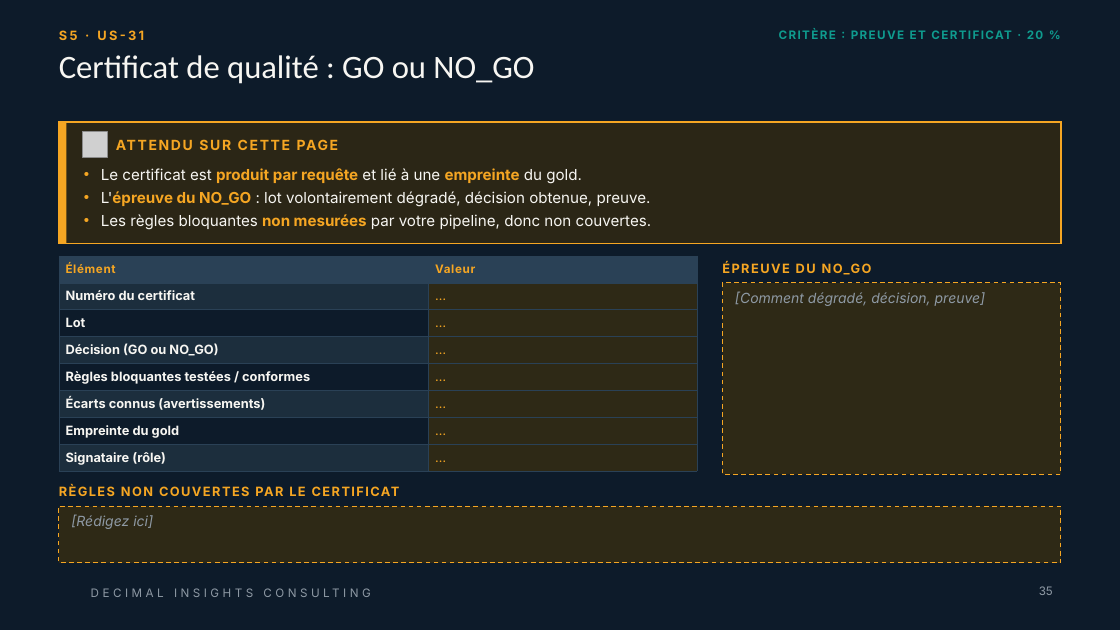
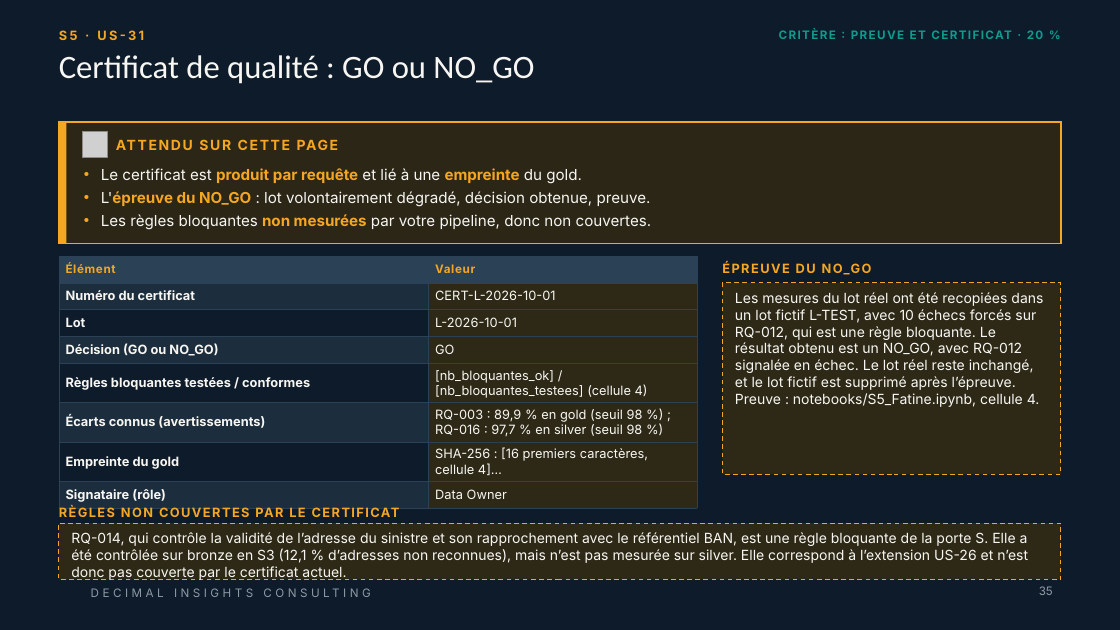
Before and after one commit to linam02/td-qualite-g04, a slide deck: slide 35 of livrables/Livrable_Groupe_TD_AssurConnect [Enregistrement automatique].pptx. Drawn at 1120x630 pixels with LibreOffice and Linux fonts; fonts in the diff are those of the drawing; grey boxes stand for pictures; background and template pictures are left out. Boxes give left, top, right and bottom in pixels: in the first picture for what was removed or moved away, otherwise in the second. Text is boxed around its words. In the diff, an @@ line names an element or a change of style, - is before the commit and + after.

Commit message:
S4-S5: PowerPoint mis à jour avec les diapositives US-21, 22, 31 et 32

```diff
--- a/livrables/Livrable_Groupe_TD_AssurConnect [Enregistrement automatique].pptx
+++ b/livrables/Livrable_Groupe_TD_AssurConnect [Enregistrement automatique].pptx
@@ table at bbox=[59, 256, 697, 508] @@
-row 2, column 2: …
+row 2, column 2: CERT-L-2026-10-01
-row 3, column 2: …
+row 3, column 2: L-2026-10-01
-row 4, column 2: …
+row 4, column 2: GO
-row 5, column 2: …
+row 5, column 2: [nb_bloquantes_ok] / [nb_bloquantes_testees] (cellule 4)
-row 6, column 2: …
+row 6, column 2: RQ-003 : 89,9 % en gold (seuil 98 %) ; RQ-016 : 97,7 % en silver (seuil 98 %)
-row 7, column 2: …
+row 7, column 2: SHA-256 : [16 premiers caractères, cellule 4]…
-row 8, column 2: …
+row 8, column 2: Data Owner
@@ text in rectangle at bbox=[735, 292, 1043, 407]: text changed; text colour #8E99A4 to #F7F6F2; italic off @@
-[Comment dégradé, décision, preuve]
+Les mesures du lot réel ont été recopiées dans un lot fictif L-TEST, avec 10 échecs forcés sur RQ-012, qui est une règle bloquante. Le résultat obtenu est un NO_GO, avec RQ-012 signalée en échec. Le lot réel reste inchangé, et le lot fictif est supprimé après l’épreuve. Preuve : notebooks/S5_Fatine.ipynb, cellule 4.
@@ text "RÈGLES NON COUVERTES PAR LE ...": place and size @@
-text "RÈGLES NON COUVERTES PAR LE ..." at bbox=[59, 480, 1061, 503]
+text "RÈGLES NON COUVERTES PAR LE ..." at bbox=[59, 500, 1061, 523]
@@ rectangle "RQ-014, qui contrôle la validité ...": place and size @@
-rectangle "RQ-014, qui contrôle la validité ..." at bbox=[59, 507, 1061, 563]
+rectangle "RQ-014, qui contrôle la validité ..." at bbox=[59, 523, 1061, 580]
@@ text in rectangle at bbox=[71, 532, 1028, 580]: text changed; text colour #8E99A4 to #F7F6F2; italic off @@
-[Rédigez ici]
+RQ-014, qui contrôle la validité de l’adresse du sinistre et son rapprochement avec le référentiel BAN, est une règle bloquante de la porte S. Elle a été contrôlée sur bronze en S3 (12,1 % d’adresses non reconnues), mais n’est pas mesurée sur silver. Elle correspond à l’extension US-26 et n’est donc pas couverte par le certificat actuel.
```
Also in this commit, not shown: 5 other slides changed.
